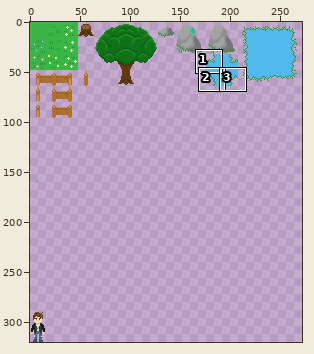
Two states of a sprite sheet, src/ahag/Assets/Artwork/TileMap.png. Above: a wide view before the commit, with the close-up outlined.
Close-up. First the earlier version:
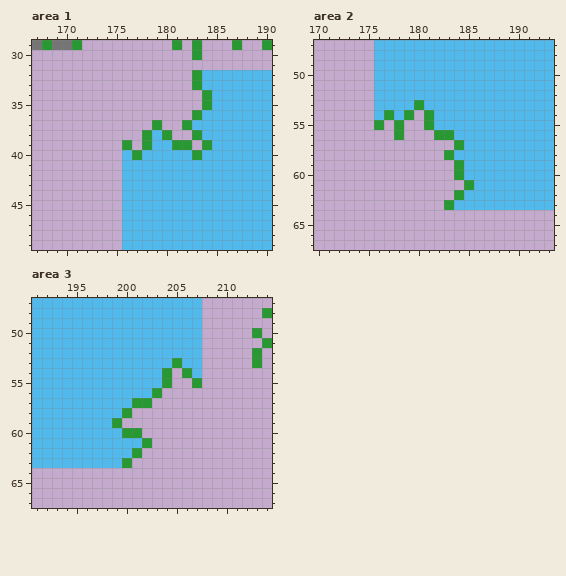
The file is 320x320 pixels. Colours within 5 levels of each other are drawn and written as one. Shown: area 1: x 167..190, y 29..49; area 2: x 170..193, y 47..67; area 3: x 191..214, y 47..67. The wide view leaves out empty margins. The commit also changed other parts of the picture, which this record leaves out.
Now the later version:
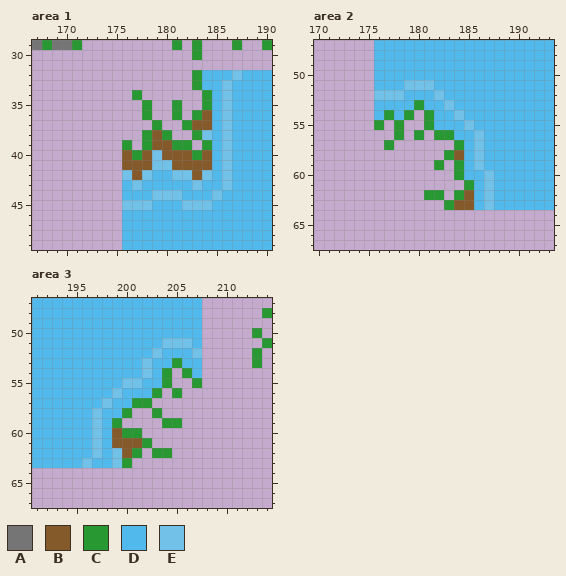
Palette (. is transparent): A #757575  B #845a2a  C #279832  D #52b9ed  E #71c1e9
Difference:
Area 1:
The author changed colour D to colour B in row 36 at x 184; in row 37 at x 183 to 184; in row 38 at x 179; in row 39 at x 179 to 180; in row 40 at x 176, 178, 180 to 182 and 184; in row 41 at x 176 to 178 and 181 to 184.
The author changed colour D to colour B in row 42 at x 177 and 183.
Colour C now appears in row 34 at x 177; in rows 35 to 36 at x 178 and 181.
The author changed colour D to colour E in row 32 at x 187; in rows 33 to 37 at x 186; in row 38 at x 184 and 186; in row 39 at x 186; in row 40 at x 179 and 186; in row 41 at x 179 to 180 and 186.
The author changed colour D to colour E in row 42 at x 176, 178, 181 to 182, 184 and 186; in row 43 at x 177, 183 and 186; in row 44 at x 179 to 181 and 185; in row 45 at x 176 to 178 and 182 to 184.
Area 2:
The author changed colour D to colour B in row 58 at x 184; in row 62 at x 185; in row 63 at x 184 to 185.
Colour C now appears in row 56 at x 180; in row 57 at x 177; in row 59 at x 182; in row 62 at x 181 to 182.
The author changed colour D to colour E in row 51 at x 179 to 181; in row 52 at x 176 to 178 and 182; in row 53 at x 183; in row 54 at x 184; in row 55 at x 185; in rows 56 to 59 at x 186.
The author changed colour D to colour E in rows 60 to 63 at x 187.
Area 3:
The author changed colour D to colour B in row 60 at x 199; in row 61 at x 199 to 201; in row 62 at x 200.
Colour C now appears in row 56 at x 205; in row 58 at x 203; in row 59 at x 204 to 205; in row 62 at x 203 to 204.
The author changed colour D to colour E in row 51 at x 204 to 206; in row 52 at x 203 and 207; in rows 53 to 54 at x 202; in row 55 at x 200 to 201; in row 56 at x 199; in row 57 at x 198.
The author changed colour D to colour E in rows 58 to 61 at x 197; in row 62 at x 197 and 199; in row 63 at x 196 and 199.
